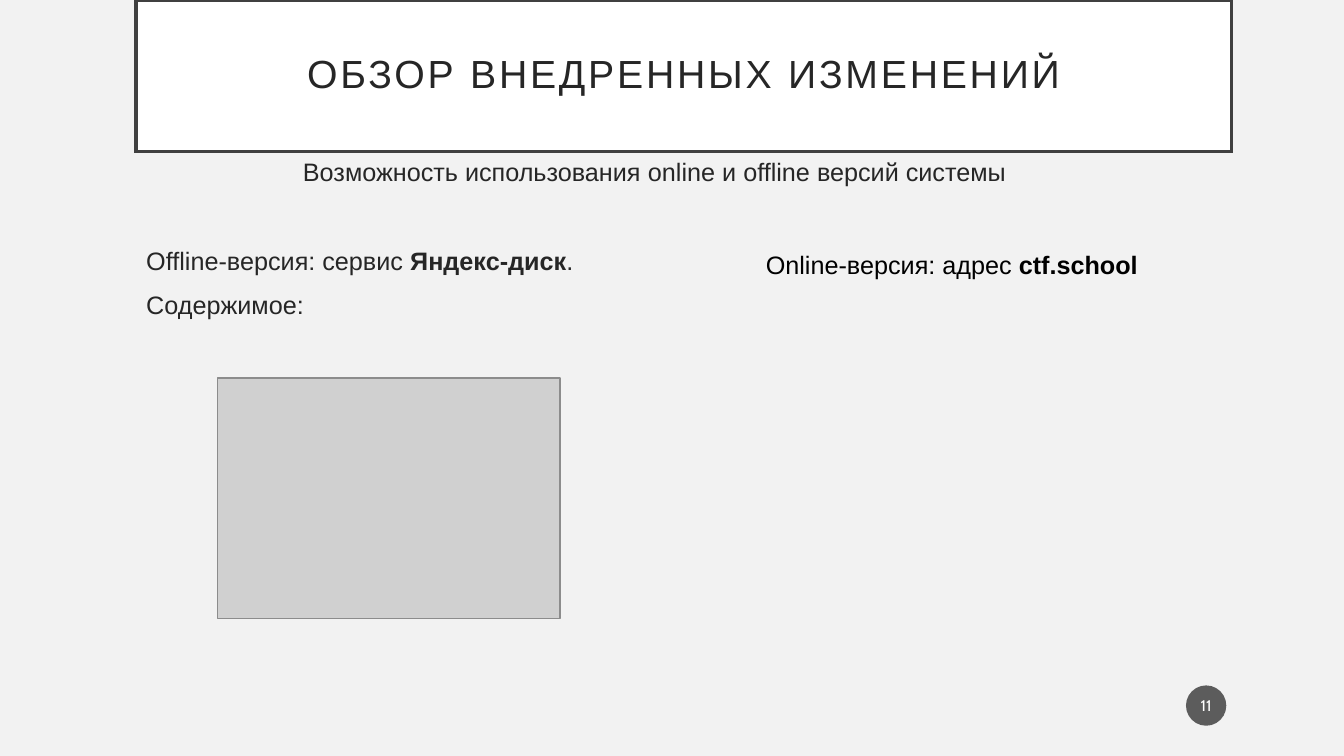
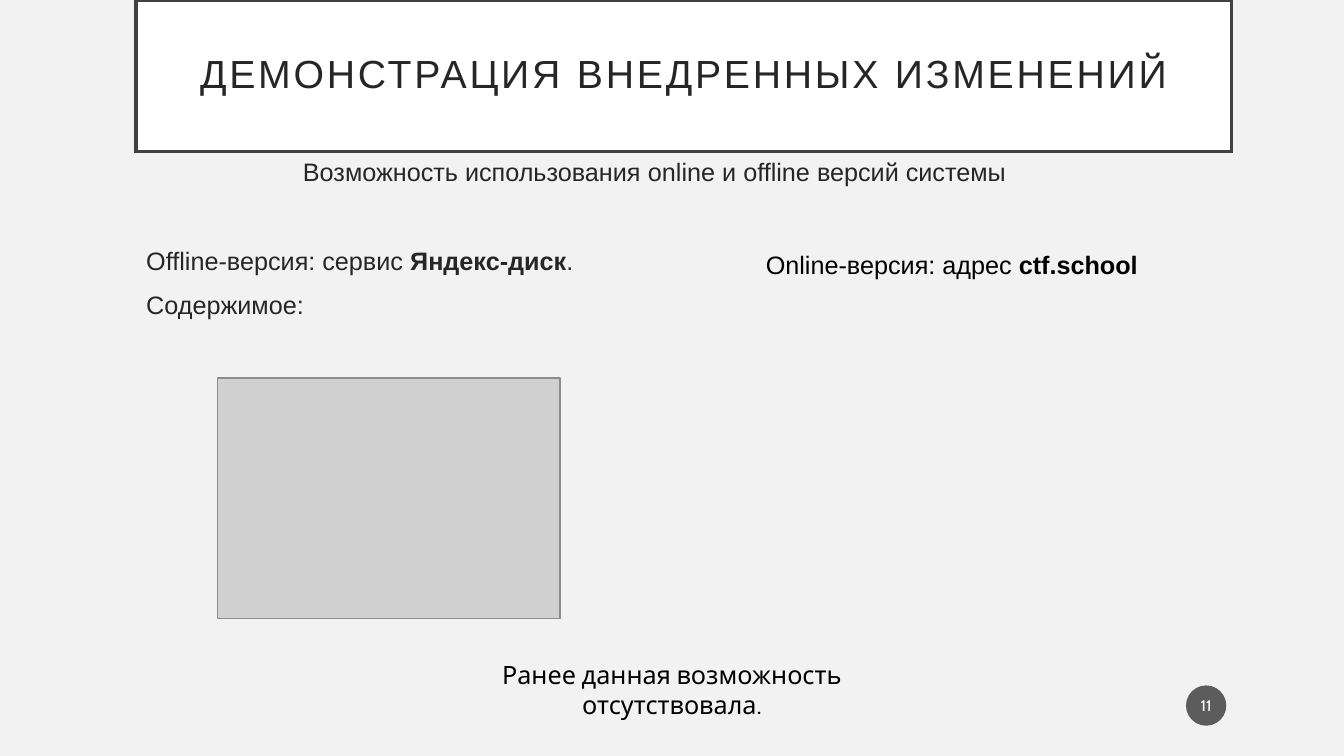
Before and after one commit to PolMarzia/diplom, a slide deck: slide 11 of Prez.pptx. Drawn at 1344x756 pixels with LibreOffice and Linux fonts; fonts in the diff are those of the drawing; grey boxes stand for pictures. Boxes give left, top, right and bottom in pixels: in the first picture for what was removed or moved away, otherwise in the second. Text is boxed around its words. In the diff, an @@ line names an element or a change of style, - is before the commit and + after.

```diff
--- a/Prez.pptx
+++ b/Prez.pptx
@@ title at (200, 57, 1167, 96): text changed @@
-ОБЗОР ВНЕДРЕННЫХ ИЗМЕНЕНИЙ
+ДЕМОНСТРАЦИЯ ВНЕДРЕННЫХ ИЗМЕНЕНИЙ
@@ text added at (502, 666, 842, 720), 18 pt, text #000000 @@
+Ранее данная возможность отсутствовала.
```
Also in this commit, not shown: 9 other slides changed, 2 slides removed, 7 other files.
